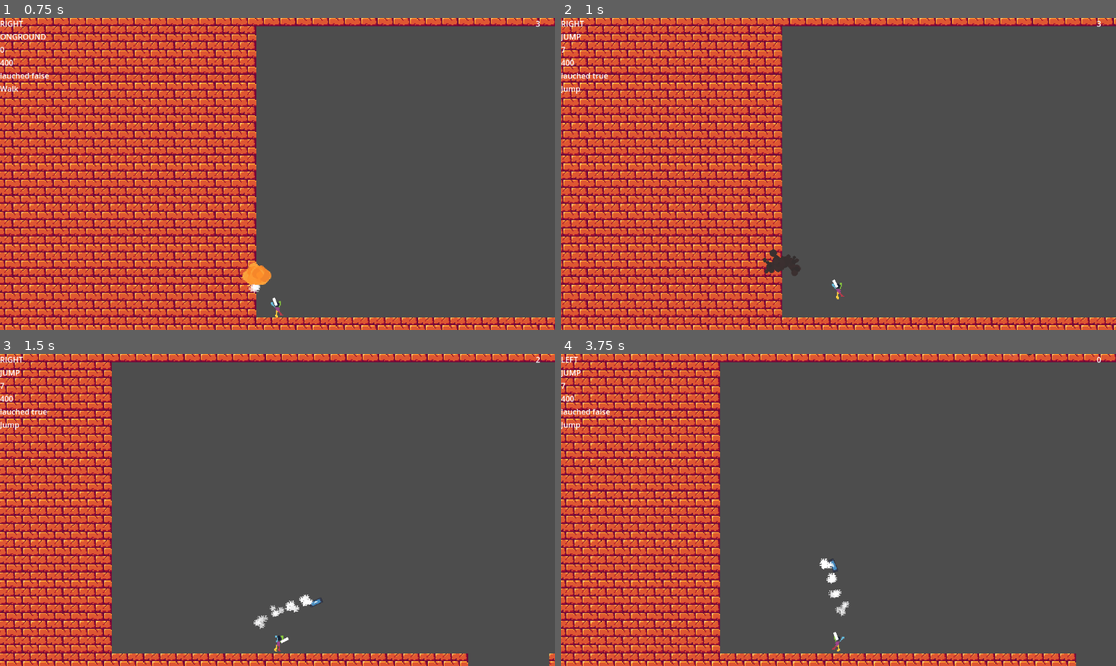
Above: before the commit, frames 1-4 (two rows, left to right).
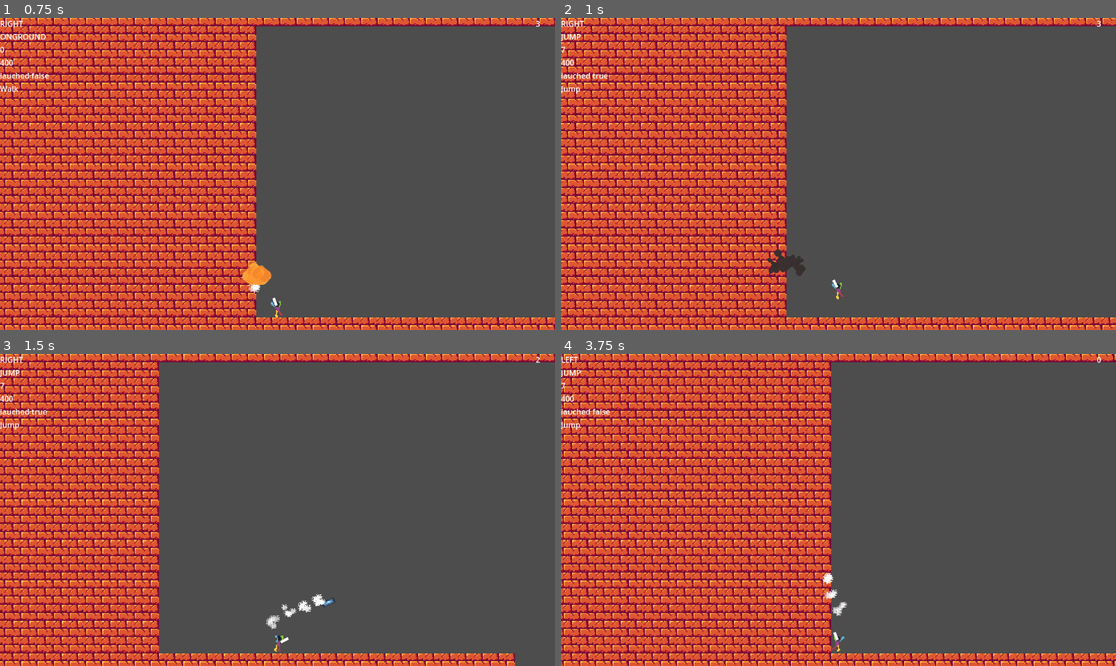
Above: after the commit, the same moments.

Repository: Shidoengie/unnamed-soldiertf2-game
Game: Godot game, scene res://Levels/TEST.tscn
Same seed, same stepped clock (60 frames per second), same inputs: the game is played once before the commit and once after it. The engine's default icon, where the game draws it, is replaced by a stand-in: a white triangle on a blue panel in a dark square.
Inputs (mouse positions are in pixels of both pictures, inside the frame that each line leads up to):
- Up to frame 1 (0.75 s): move the mouse to (249, 236) at 0.52 s; hold Right (MoveRight) from 0.53 s (still down); click (249, 236) at 0.6 s
- Up to frame 2 (1 s): keep holding Right (MoveRight); tap Space (Jump) at 0.77 s
- Up to frame 3 (1.5 s): keep holding Right (MoveRight); move the mouse to (444, 556) at 1.27 s; click (444, 556) at 1.35 s
- Up to frame 4 (3.75 s): tap Space (Jump) at 1.52, 3.02 s; move the mouse to (672, 463) at 2.02 s; release Right (MoveRight) at 2.03 s; hold Left (MoveLeft) from 2.03 s (still down); click (672, 463) at 2.1 s; move the mouse to (866, 510) at 2.77 s; click (866, 510) at 2.85 s; move the mouse to (755, 432) at 3.52 s; click (755, 432) at 3.6 s

Frame 1 is identical in both runs. In frame 2, 21% of the frame differs, in the area x 0-100%, y 0-100%; in frame 3, 19%; in frame 4, 36%.

Commit message:
launch fix part1

Diff:
--- a/Scenes/Player/Player.gd
+++ b/Scenes/Player/Player.gd
@@ -67,25 +67,11 @@
 
 		MoveStates.LEFT:
 			$Sprite2d.flip_h = true
-			if launched:
-				if velocity.x > 0:
-					launched = false
-					velocity.x = lerp(velocity.x,-walkSpeed,0.1)
-				else:
-					velocity.x = lerp(velocity.x,-walkSpeed + launchVec.x,0.1)
-			else:
-				velocity.x = lerp(velocity.x,-walkSpeed,0.1)
+			velocity.x = lerp(velocity.x,-walkSpeed,0.1)
 
 		MoveStates.RIGHT:
 			$Sprite2d.flip_h = false
-			if launched:
-				if velocity.x < 0:
-					launched = false
-					velocity.x = lerp(velocity.x,walkSpeed,0.1)
-				else:
-					velocity.x = lerp(velocity.x,walkSpeed + launchVec.x,0.1)
-			else:
-				velocity.x = lerp(velocity.x,walkSpeed,0.1)
+			velocity.x = lerp(velocity.x,walkSpeed,0.1)
 
 		MoveStates.SLIDE:
 			if not is_on_floor():
@@ -144,8 +130,8 @@
 	elif is_on_floor():
 		if round(abs(velocity.x)) == 0:
 			CUR_MoveState = MoveStates.STOPED
-			return
-		CUR_MoveState = MoveStates.SLIDE
+		else:
+			CUR_MoveState = MoveStates.SLIDE
 
 func shoot() -> void:
 	if ammo <= 0 or not canShoot:
